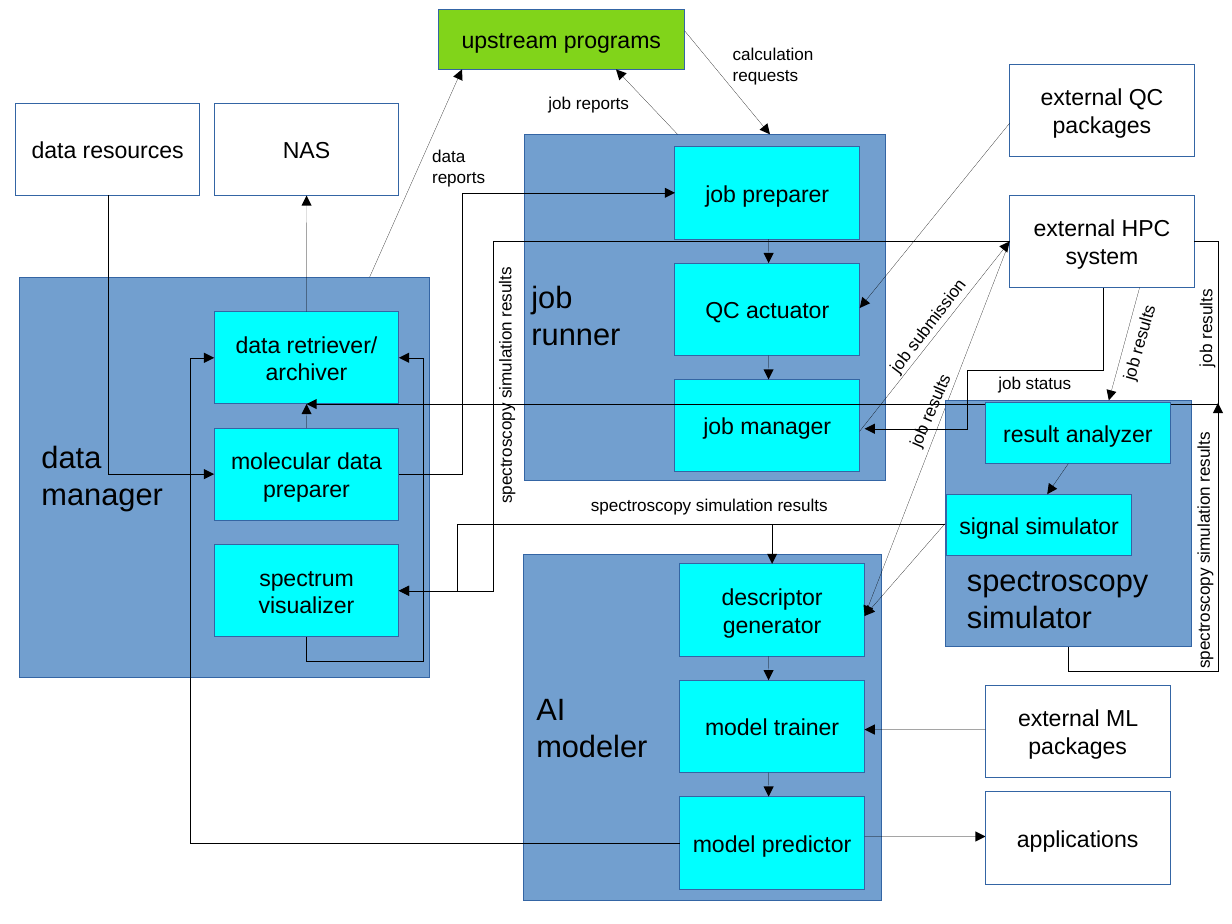
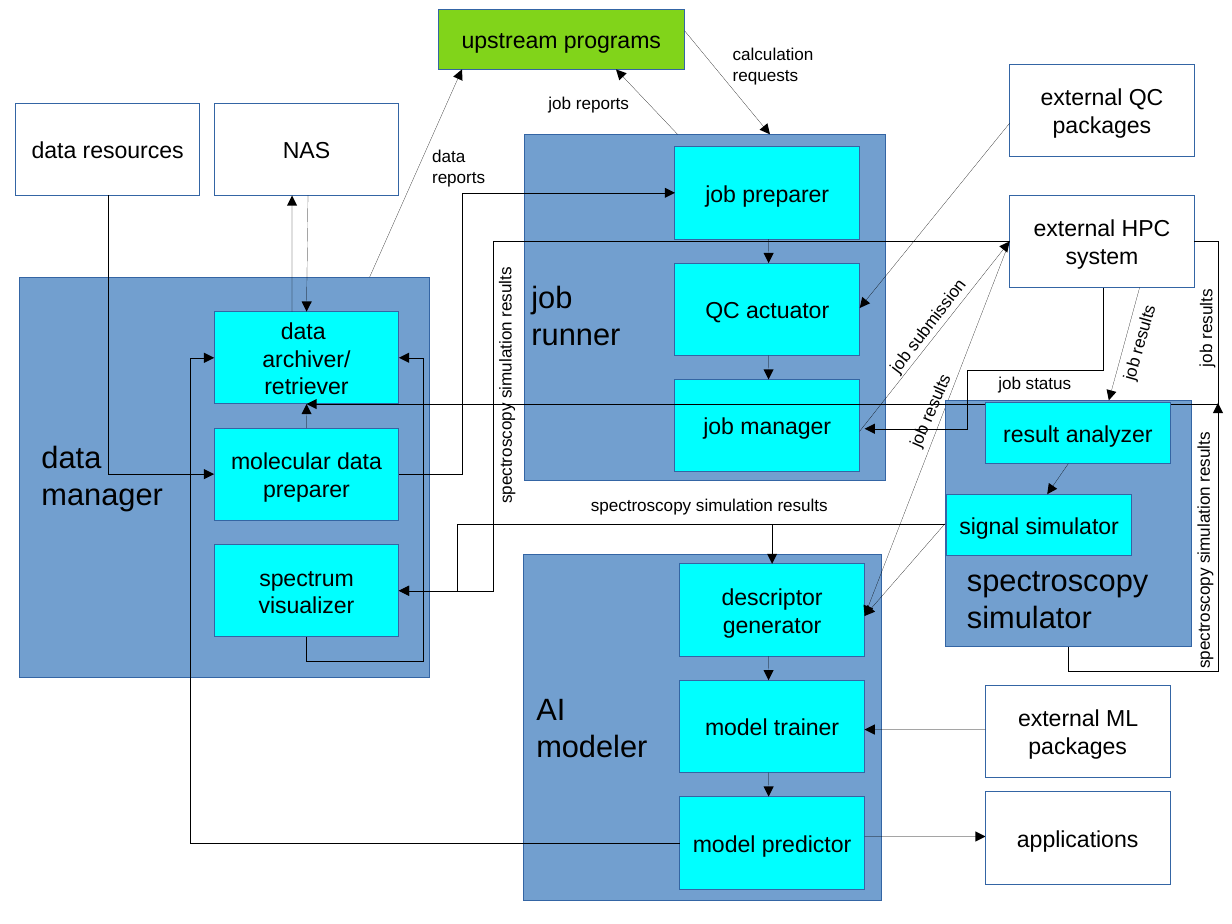
Before and after one commit to huangm29/SpecAI, a slide deck: slide 1 of SupFiles/SpecAI_struc.odp. Drawn at 1232x924 pixels with LibreOffice and Linux fonts; fonts in the diff are those of the drawing. Boxes give left, top, right and bottom in pixels: in the first picture for what was removed or moved away, otherwise in the second. Text is boxed around its words. In the diff, an @@ line names an element or a change of style, - is before the commit and + after.

```diff
--- a/SupFiles/SpecAI_struc.odp
+++ b/SupFiles/SpecAI_struc.odp
@@ arrow moved from (307, 312) - (307, 196) to (292, 312) - (292, 196) @@
@@ arrow added from (308, 196) to (307, 312), #000000 0 pt @@
@@ text in rectangle at (262,322,350,400): text changed @@
-data retriever/
-archiver
+data
+archiver/retriever
```
Also in this commit, not shown: 1 other file.
